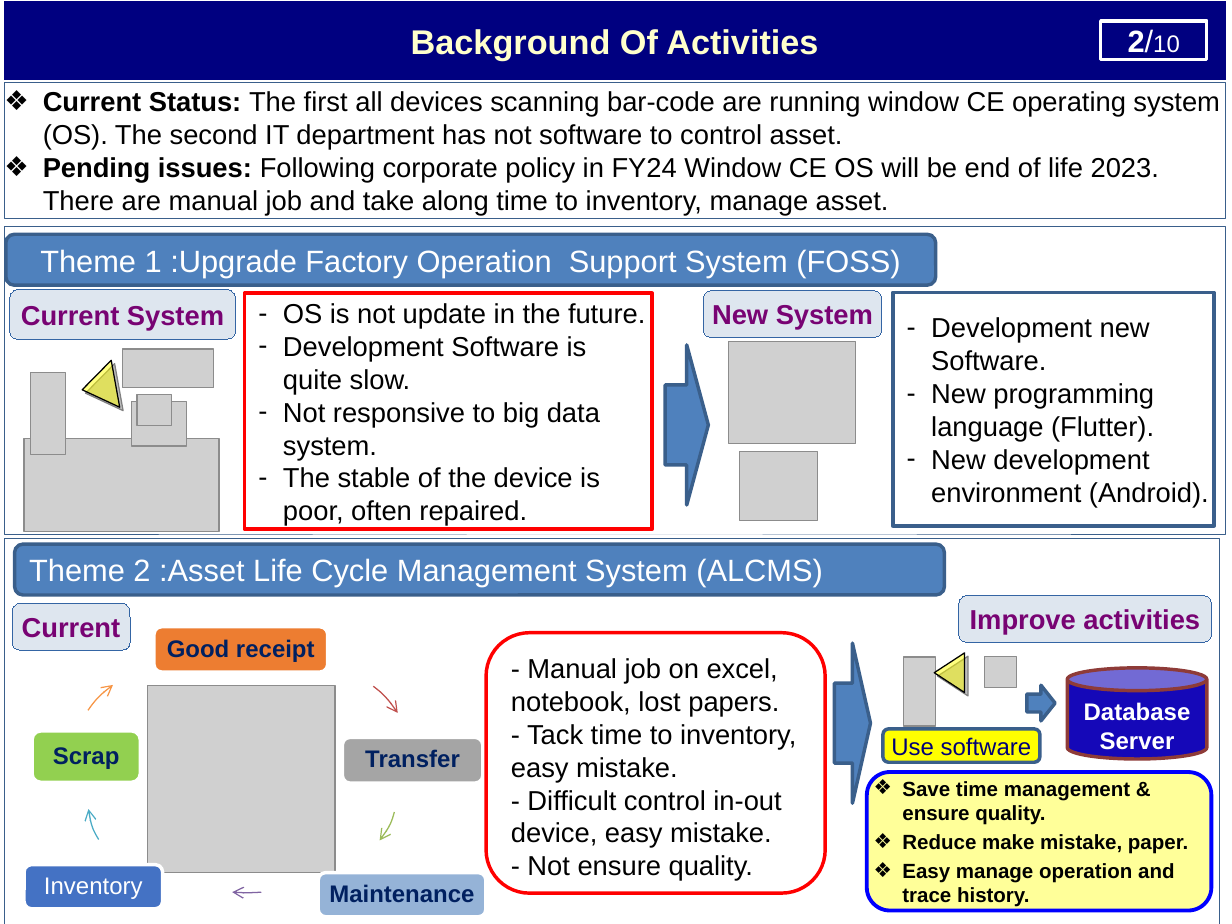
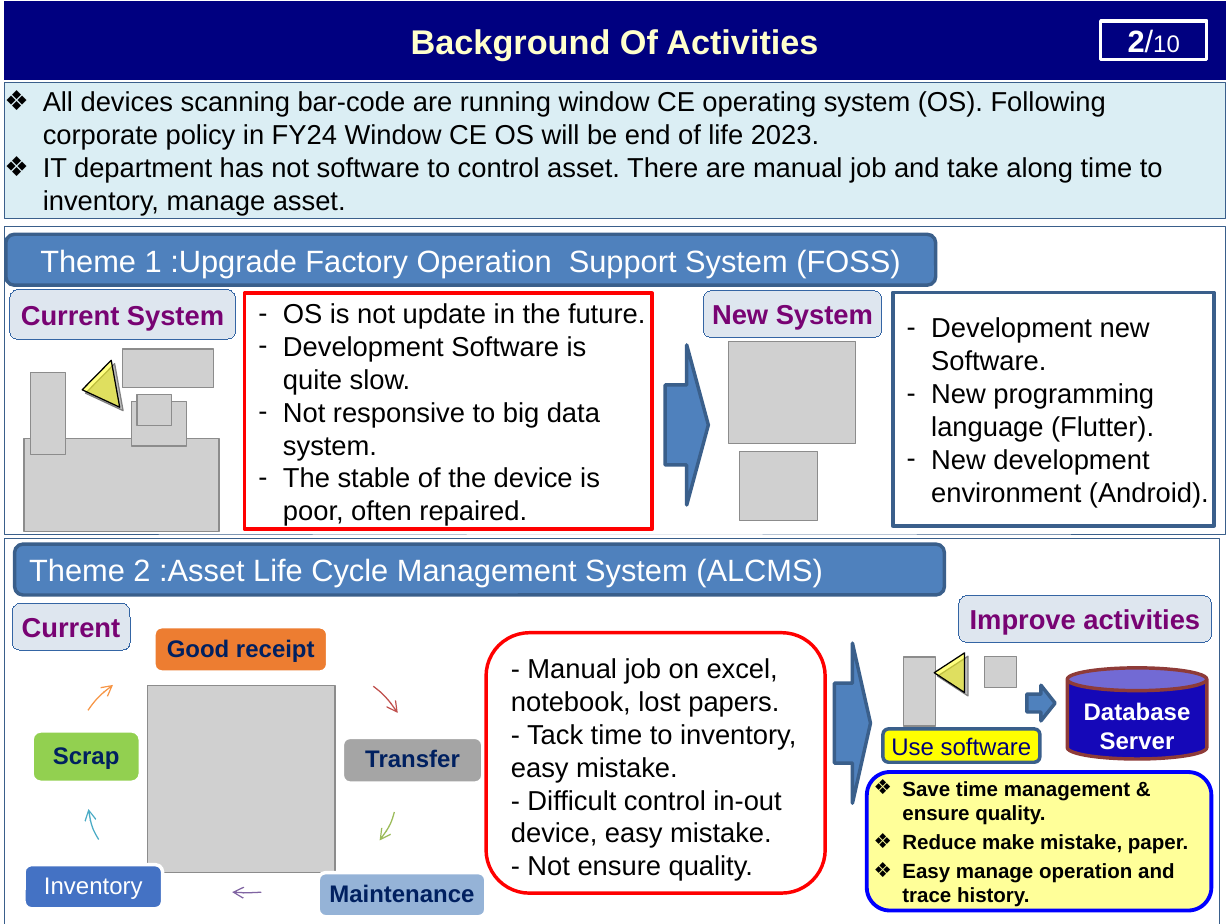
Before and after one commit to thietbicongnghevietnam/ReportPSNV, a slide deck: slide 3 of Report_test.pptx. Drawn at 1232x924 pixels with LibreOffice and Linux fonts; fonts in the diff are those of the drawing; grey boxes stand for pictures. Boxes give left, top, right and bottom in pixels: in the first picture for what was removed or moved away, otherwise in the second. Text is boxed around its words. In the diff, an @@ line names an element or a change of style, - is before the commit and + after.

```diff
--- a/Report_test.pptx
+++ b/Report_test.pptx
@@ rectangle "All devices scanning bar-code are ..." at [5,83,1226,219]: fill none to #DBEEF4 @@
@@ text in rectangle at [43,91,1163,216]: text changed @@
-❖ Current Status: The first all devices scanning bar-code are running window CE operating system (OS). The second IT department has not software to control asset.
-❖ Pending issues: Following corporate policy in FY24 Window CE OS will be end of life 2023. There are manual job and take along time to inventory, manage asset.
+❖ All devices scanning bar-code are running window CE operating system (OS). Following corporate policy in FY24 Window CE OS will be end of life 2023.
+❖ IT department has not software to control asset. There are manual job and take along time to inventory, manage asset.
```
Also in this commit, not shown: 8 other slides changed.
